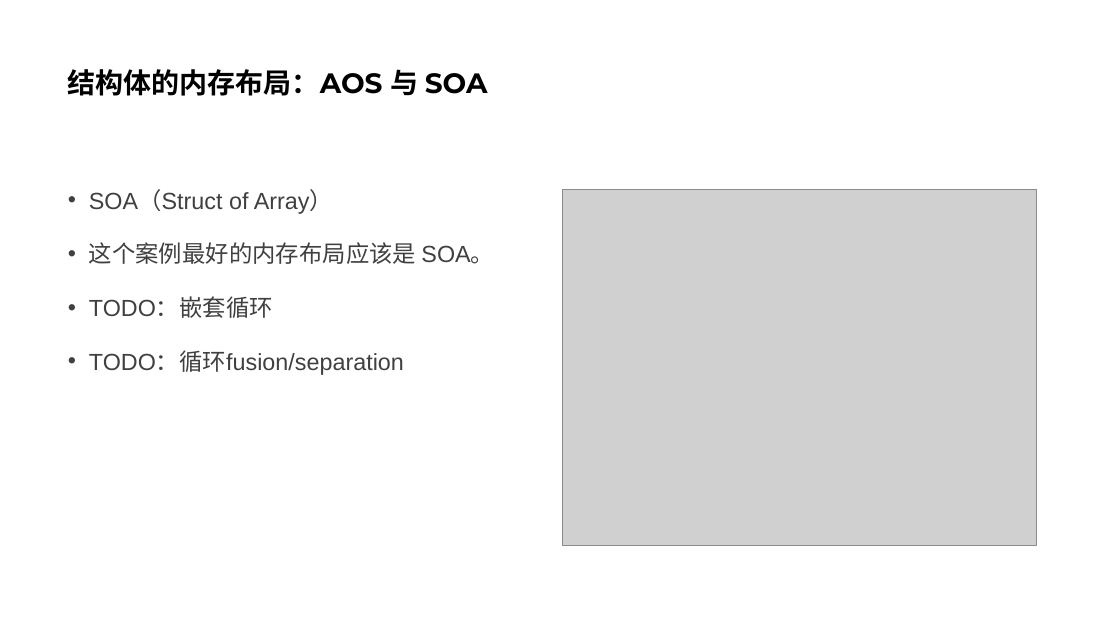
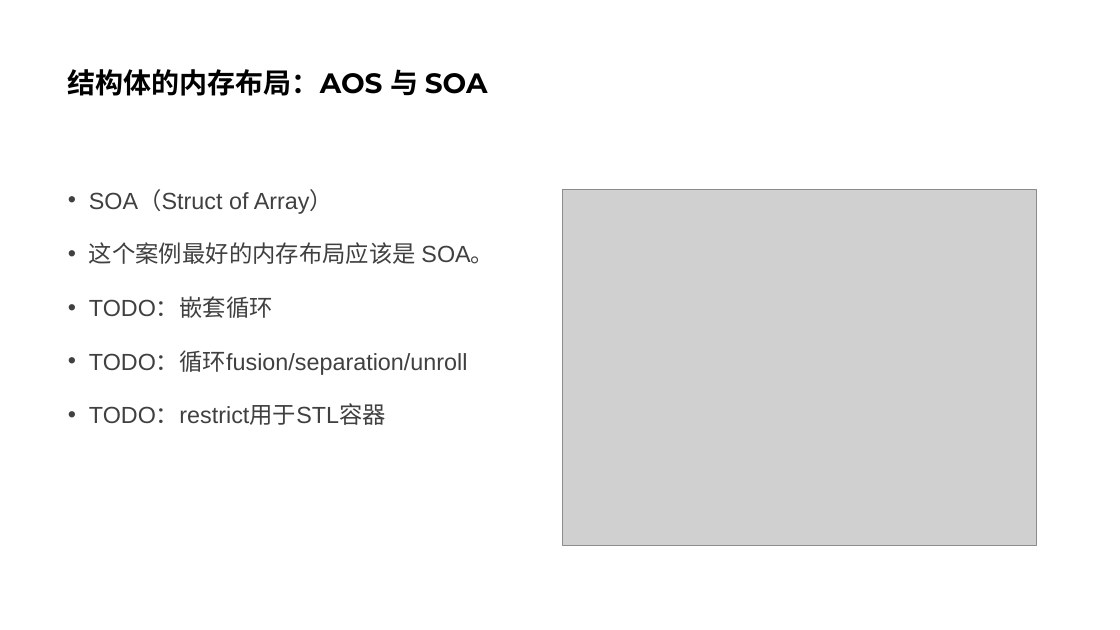
Before and after one commit to parallel101/course, a slide deck: slide 66 of 04/slides.pptx (slide 62 before the commit). Drawn at 1120x630 pixels with LibreOffice and Linux fonts; fonts in the diff are those of the drawing; grey boxes stand for pictures. Boxes give left, top, right and bottom in pixels: in the first picture for what was removed or moved away, otherwise in the second. Text is boxed around its words. In the diff, an @@ line names an element or a change of style, - is before the commit and + after.

```diff
--- a/04/slides.pptx
+++ b/04/slides.pptx
@@ text at bbox=[89, 351, 468, 425]: text changed @@
-• TODO：循环fusion/separation
+• TODO：循环fusion/separation/unroll
+• TODO：restrict用于STL容器
```
Also in this commit, not shown: 3 other slides changed, 4 slides added, 18 other files.
